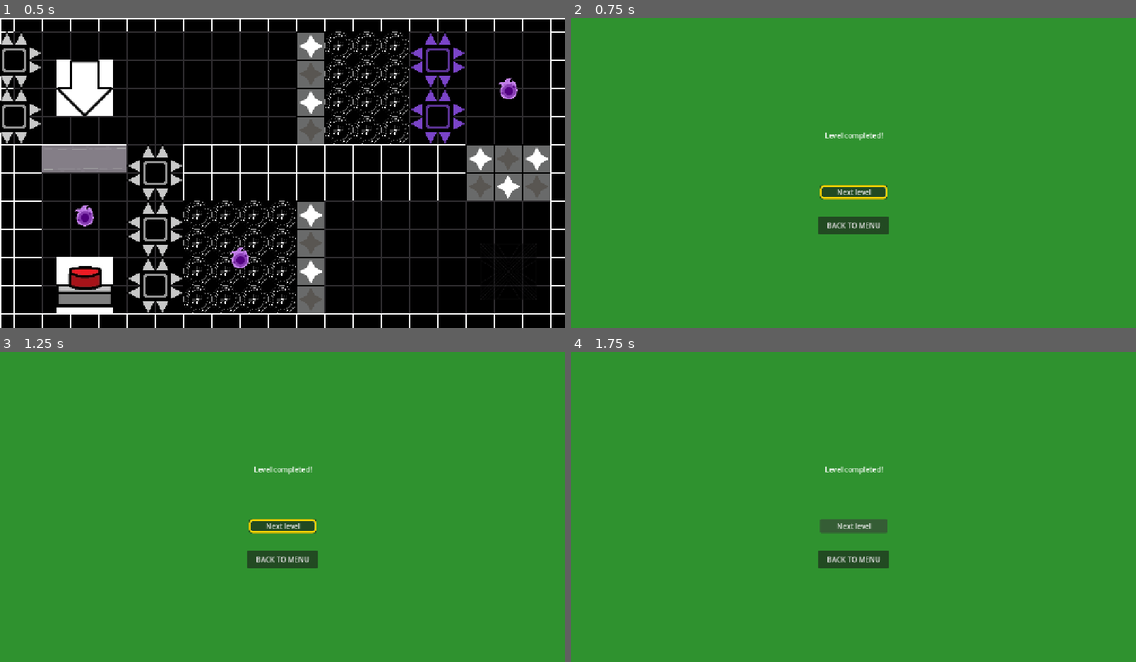
Above: before the commit, frames 1-4 (two rows, left to right).
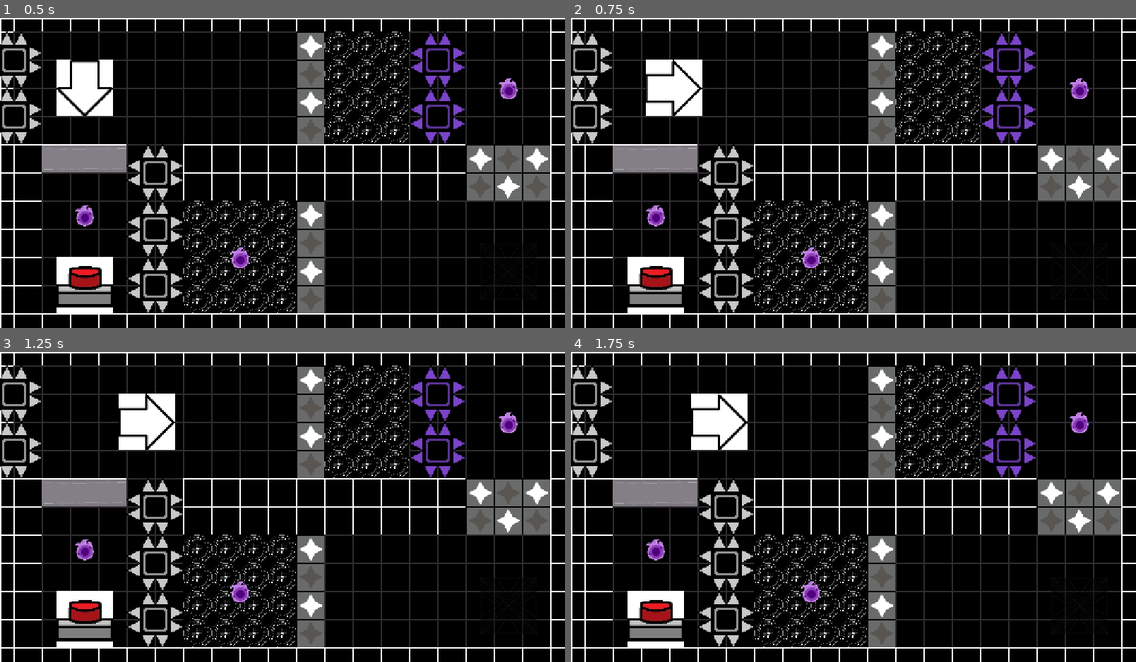
Above: after the commit, the same moments.

Repository: Equipe-Plasma/Switch-Shadow
Game: Godot game, scene res://fase/fase 10/fase_10.tscn
The game is run twice, just before and just after one commit, with the same random seed, the same clock (stepped at 60 frames per second) and the same inputs. This scene is started directly instead of the project's main scene. Sound files missing from this copy of the repository are replaced by a short silence.
Inputs (mouse positions are in pixels of both pictures, inside the frame that each line leads up to):
- Up to frame 1 (0.5 s): no input
- Up to frame 2 (0.75 s): tap Enter (proxima_fase) at 0.5 s; hold D (mover_direita) from 0.53 s (still down); hold Enter (proxima_fase) from 0.53 s (still down)
- Up to frame 3 (1.25 s): keep holding D (mover_direita); keep holding Enter (proxima_fase)
- Up to frame 4 (1.75 s): release D (mover_direita) at 1.25 s; release Enter (proxima_fase) at 1.25 s; click (853, 525) at 1.25 s, where only the run before the commit has a clickable "Next level"

Frame 1 is identical in both runs. In frame 2, 100% of the frame differs, in the area x 0-100%, y 0-100%; in frame 3, 100%; in frame 4, 100%.

Commit message:
removido enter fase 6_7_8_9_10

Diff:
--- a/fase/fase 10/fase_10.gd
+++ b/fase/fase 10/fase_10.gd
@@ -27,10 +27,6 @@
 	if event.is_action_pressed("trocar_sombra"):
 		trocar_posicoes()
 
-	# Atalho para avançar de fase ao apertar Enter (ui_accept) ou a ação configurada
-	if event.is_action_pressed("proxima_fase"):
-		avancar_para_proxima_fase()
-	# TEm q apagar isso dps ^
 
 func trocar_posicoes() -> void:
 	if player == null or sombra == null:
--- a/fase/fase 6/fase_6.gd
+++ b/fase/fase 6/fase_6.gd
@@ -26,10 +26,6 @@
 	if event.is_action_pressed("trocar_sombra"):
 		trocar_posicoes()
 
-	# Atalho para avançar de fase ao apertar Enter (ui_accept) ou a ação configurada
-	if event.is_action_pressed("proxima_fase"):
-		avancar_para_proxima_fase()
-	# TEm q apagar isso dps ^
 
 func trocar_posicoes() -> void:
 	if player == null or sombra == null:
--- a/fase/fase 7/fase_7.gd
+++ b/fase/fase 7/fase_7.gd
@@ -26,10 +26,6 @@
 	if event.is_action_pressed("trocar_sombra"):
 		trocar_posicoes()
 
-	# Atalho para avançar de fase ao apertar Enter (ui_accept) ou a ação configurada
-	if event.is_action_pressed("proxima_fase"):
-		avancar_para_proxima_fase()
-	# TEm q apagar isso dps ^
 
 func trocar_posicoes() -> void:
 	if player == null or sombra == null:
--- a/fase/fase 8/fase_8.gd
+++ b/fase/fase 8/fase_8.gd
@@ -26,10 +26,6 @@
 	if event.is_action_pressed("trocar_sombra"):
 		trocar_posicoes()
 
-	# Atalho para avançar de fase ao apertar Enter (ui_accept) ou a ação configurada
-	if event.is_action_pressed("proxima_fase"):
-		avancar_para_proxima_fase()
-	# TEm q apagar isso dps ^
 
 func trocar_posicoes() -> void:
 	if player == null or sombra == null:
--- a/fase/fase 9/fase_9.gd
+++ b/fase/fase 9/fase_9.gd
@@ -27,10 +27,6 @@
 	if event.is_action_pressed("trocar_sombra"):
 		trocar_posicoes()
 
-	# Atalho para avançar de fase ao apertar Enter (ui_accept) ou a ação configurada
-	if event.is_action_pressed("proxima_fase"):
-		avancar_para_proxima_fase()
-	# TEm q apagar isso dps ^
 
 func trocar_posicoes() -> void:
 	if player == null or sombra == null:
